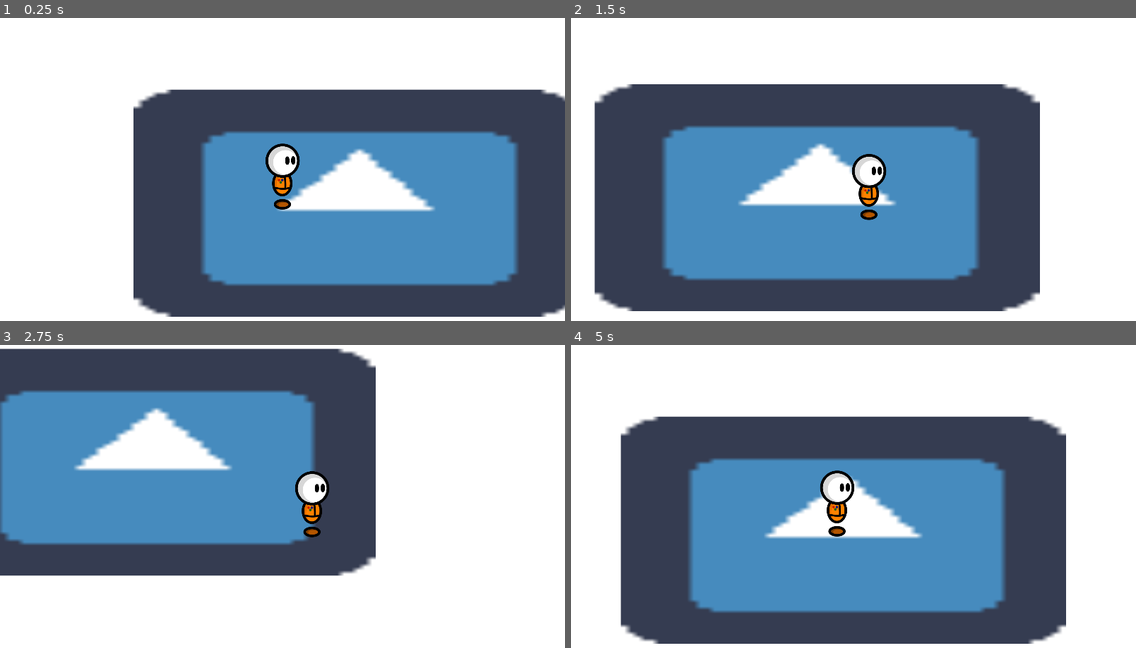
Above: before the commit, frames 1-4 (two rows, left to right).
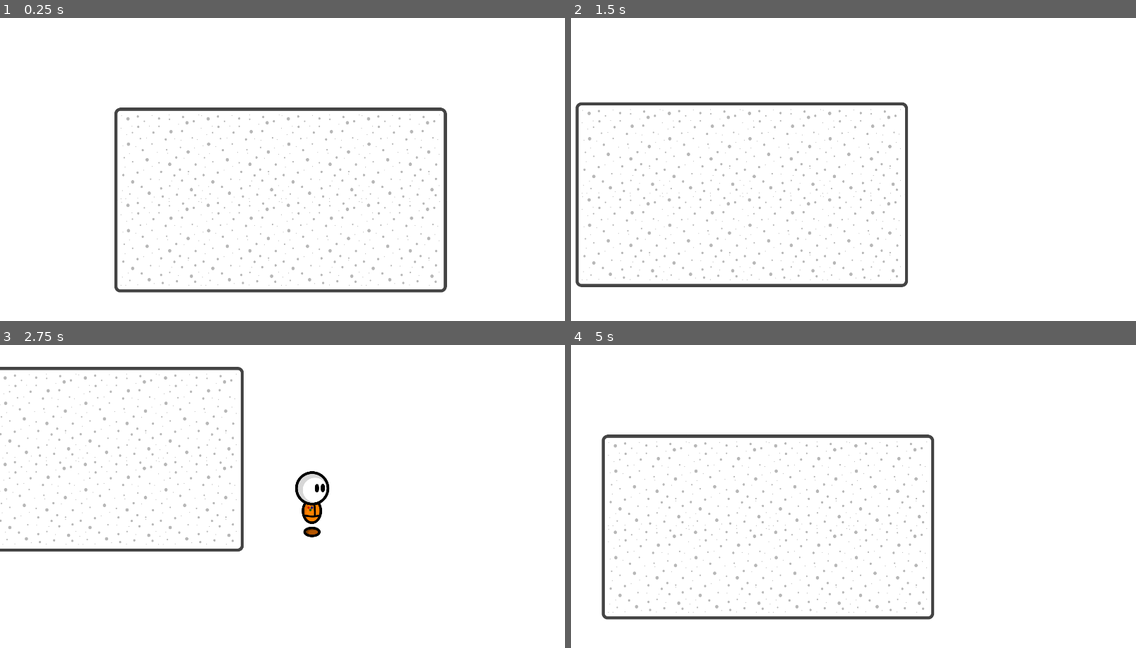
Above: after the commit, the same moments.

Repository: fupicat/szabandoned-0
Game: Godot game, scene res://Scenes/Places/House.tscn
Two runs of this game, one before a commit and one after it. Both use one fixed random seed, a clock stepped at 60 frames per second and the inputs below. The engine's default icon, where the game draws it, is replaced by a stand-in: a white triangle on a blue panel in a dark square.
Inputs:
- Up to frame 1 (0.25 s): no input
- Up to frame 2 (1.5 s): tap Enter at 0.5 s; hold Right (right) 0.53-1.28 s; hold Z (run) 0.53-1.28 s; hold Down (down) from 1.28 s (still down); tap Z (run) at 1.35 s
- Up to frame 3 (2.75 s): release Down (down) at 2.03 s; hold Right (right) from 2.03 s (still down); hold Z (run) from 2.03 s (still down)
- Up to frame 4 (5 s): release Right (right) at 2.78 s; release Z (run) at 2.78 s; hold Up (up) 2.78-3.53 s; tap Z (run) at 2.85, 4.35 s; hold Z (run) 3.53-4.28 s; hold Left (left) from 3.53 s (still down)

The runs differ from the first frame. In frame 1, 54% of the frame differs, in the area x 20-100%, y 23-99%; in frame 2, 56%; in frame 3, 46%; in frame 4, 56%, in the area x 5-88%, y 23-99%.

Commit message:
Added floor texture

Diff:
--- a/Scenes/Places/House.tscn
+++ b/Scenes/Places/House.tscn
@@ -1,6 +1,6 @@
 [gd_scene load_steps=5 format=2]
 
-[ext_resource path="res://icon.png" type="Texture" id=1]
+[ext_resource path="res://Art/Floor.png" type="Texture" id=1]
 [ext_resource path="res://Scripts/Player.gd" type="Script" id=2]
 [ext_resource path="res://Puppet.png" type="Texture" id=3]
 
@@ -9,11 +9,18 @@
 
 [node name="House" type="Node2D"]
 
-[node name="icon" type="Sprite" parent="."]
-position = Vector2( 102.329, -15.935 )
-scale = Vector2( 33.0858, 16.9088 )
-z_index = -4096
+[node name="NinePatchRect" type="NinePatchRect" parent="."]
+margin_left = -1048.13
+margin_top = -471.35
+margin_right = 533.873
+margin_bottom = 409.65
 texture = ExtResource( 1 )
+patch_margin_left = 28
+patch_margin_top = 28
+patch_margin_right = 28
+patch_margin_bottom = 28
+axis_stretch_horizontal = 2
+axis_stretch_vertical = 2
 
 [node name="Player" type="KinematicBody2D" parent="."]
 editor/display_folded = true
Binary file added: Art/Floor.png
Not shown, added: Art/Floor.png.import
Not shown, added: Puppet.png-autosave.kra
